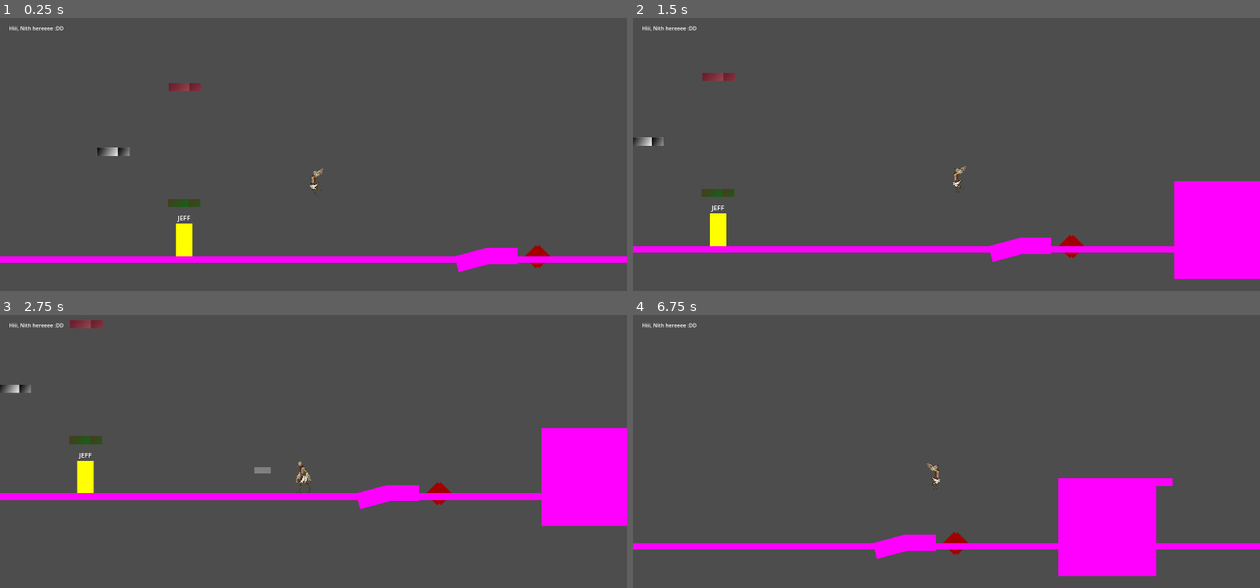
Above: before the commit, frames 1-4 (two rows, left to right).
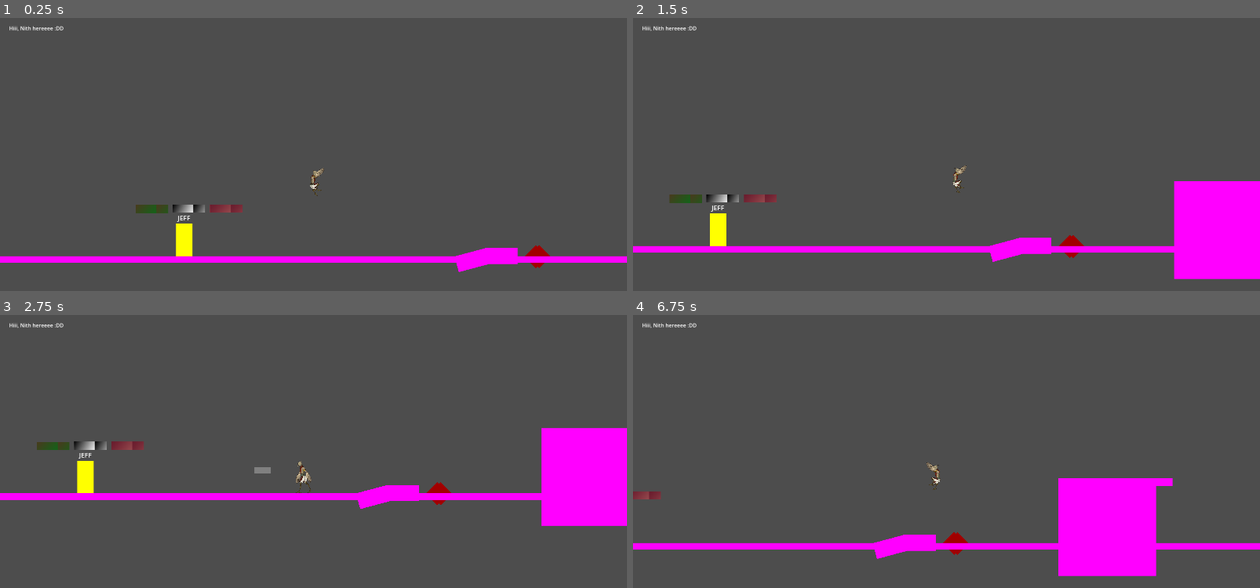
Above: after the commit, the same moments.

Repository: M4przybysz/Kamen-z-serca
Game: Godot game, scene res://src/main/main.tscn
Same seed, same stepped clock (60 frames per second), same inputs: the game is played once before the commit and once after it.
Inputs (mouse positions are in pixels of both pictures, inside the frame that each line leads up to):
- Up to frame 1 (0.25 s): no input
- Up to frame 2 (1.5 s): move the mouse to (1084, 162) at 0.52 s; hold D (move_right) from 0.53 s (still down); tap Mouse wheel down (change_feather_down) at 0.6 s; tap Space (jump) at 0.77 s; move the mouse to (821, 198) at 1.27 s; tap Mouse wheel up (change_feather_up) at 1.35 s
- Up to frame 3 (2.75 s): tap Space (jump) at 1.52 s; move the mouse to (376, 399) at 2.02 s; release D (move_right) at 2.03 s; hold A (move_left) from 2.03 s (still down); tap Middle mouse button (feather_throw) at 2.1 s
- Up to frame 4 (6.75 s): move the mouse to (915, 547) at 2.77 s; release A (move_left) at 2.78 s; hold D (move_right) 2.78-4.28 s; tap Q (shield_use) at 2.85 s; tap Space (jump) at 3.02, 3.77, 4.52, 6.02 s; move the mouse to (1134, 530) at 3.52 s; tap Shift (slide_and_air_dash) at 3.6 s; move the mouse to (758, 424) at 4.27 s; hold A (move_left) 4.28-5.03 s; right-click (758, 424) at 4.35 s; move the mouse to (977, 476) at 5.02 s; hold D (move_right) 5.03-5.78 s; click (977, 476) at 5.1 s; move the mouse to (852, 388) at 5.77 s; hold A (move_left) from 5.78 s (still down); tap Mouse wheel down (change_feather_down) at 5.85 s; move the mouse to (1084, 459) at 6.52 s; tap Mouse wheel up (change_feather_up) at 6.6 s

The runs differ from the first frame. In frame 1, 0.8% of the frame differs, in the area x 15-39%, y 23-72%; in frame 2, 0.8%; in frame 3, 0.8%, in the area x 0-23%, y 1-50%; in frame 4, 0.1%.

Commit message:
Temporary changes
Smth not working, imma figure it after fooddddd

Diff:
--- a/la_creatura_game/src/player/player.gd
+++ b/la_creatura_game/src/player/player.gd
@@ -191,6 +191,9 @@
 	if !canDash && is_on_floor() && !isDashing:
 		canDash = true
 
+func  movement_speed_change() -> void:
+	movement_speed/2
+
 #########################################
 # Hitboxes and hurtboxes handling
 #########################################
--- a/la_creatura_game/src/templates/enviroment/Platform_slowing.tscn
+++ b/la_creatura_game/src/templates/enviroment/Platform_slowing.tscn
@@ -1,4 +1,6 @@
-[gd_scene load_steps=4 format=3 uid="uid://vhd8wu8sob1g"]
+[gd_scene load_steps=6 format=3 uid="uid://vhd8wu8sob1g"]
+
+[ext_resource type="Script" path="res://src/templates/enviroment/platform_slowing.gd" id="1_jrlsm"]
 
 [sub_resource type="Gradient" id="Gradient_plxia"]
 interpolation_mode = 2
@@ -11,7 +13,11 @@
 [sub_resource type="RectangleShape2D" id="RectangleShape2D_pw17s"]
 size = Vector2(100, 25)
 
+[sub_resource type="RectangleShape2D" id="RectangleShape2D_qyxoh"]
+size = Vector2(100, 18)
+
 [node name="PlatformSlowing" type="Node2D"]
+script = ExtResource("1_jrlsm")
 
 [node name="TextureRect" type="TextureRect" parent="."]
 texture_repeat = 2
@@ -21,8 +27,14 @@
 expand_mode = 3
 stretch_mode = 1
 
-[node name="StaticBody2D" type="StaticBody2D" parent="."]
+[node name="StaticBody2D2" type="StaticBody2D" parent="."]
 
-[node name="CollisionShape2D" type="CollisionShape2D" parent="StaticBody2D"]
+[node name="CollisionShape2D" type="CollisionShape2D" parent="StaticBody2D2"]
 position = Vector2(50, 12.5)
 shape = SubResource("RectangleShape2D_pw17s")
+
+[node name="Area2D" type="Area2D" parent="."]
+
+[node name="Collision" type="CollisionShape2D" parent="Area2D"]
+position = Vector2(50, 4)
+shape = SubResource("RectangleShape2D_qyxoh")
--- /dev/null
+++ b/la_creatura_game/src/templates/enviroment/platform_slowing.gd
@@ -0,0 +1,7 @@
+extends Node2D
+@onready var PLAYER = "res://src/player/player.tscn"
+@onready var collision: CollisionShape2D = $Area2D/Collision
+
+func _on_area2d_entered() -> void:
+	PLAYER.movement_speed += 2000
+	print(PLAYER.movement_speed)
--- a/la_creatura_game/src/test_elements/levels/programmers_playground.tscn
+++ b/la_creatura_game/src/test_elements/levels/programmers_playground.tscn
@@ -136,10 +136,10 @@
 position = Vector2(2404, 591)
 
 [node name="PlatformBreaking" parent="." instance=ExtResource("4_frxwc")]
-position = Vector2(54, 474)
+position = Vector2(-45, 492)
 
 [node name="PlatformBasic" parent="." instance=ExtResource("5_8lnfh")]
-position = Vector2(-163, 317)
+position = Vector2(68, 491)
 
 [node name="PlatformSlowing" parent="." instance=ExtResource("6_kn8ie")]
-position = Vector2(56, 119)
+position = Vector2(183, 491)
